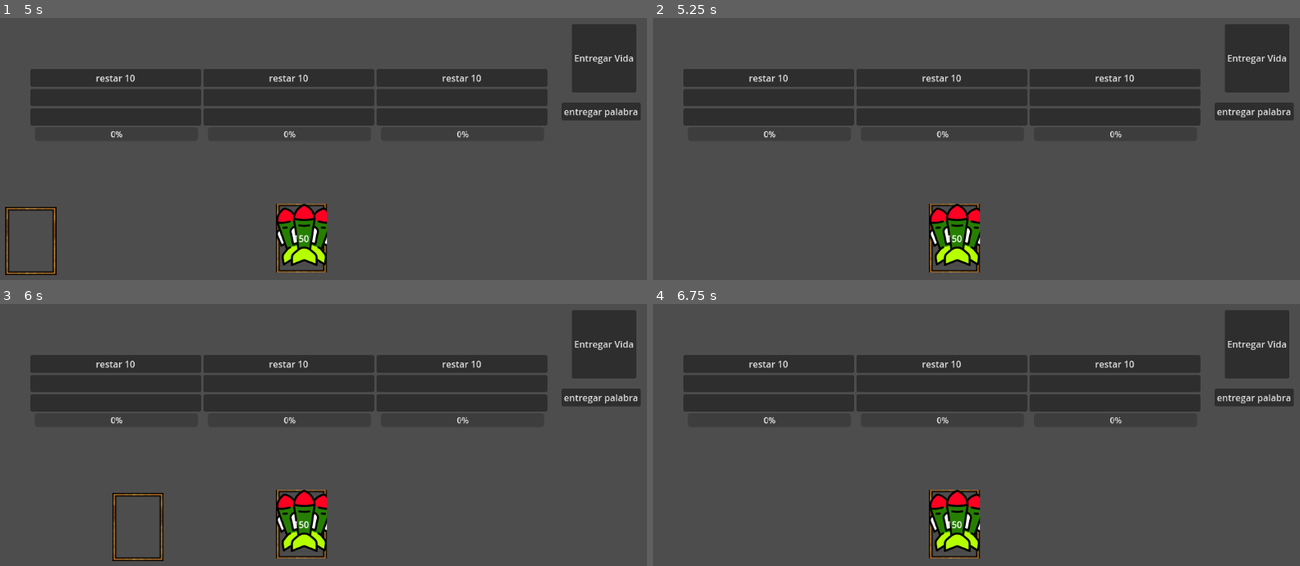
Above: before the commit, frames 1-4 (two rows, left to right).
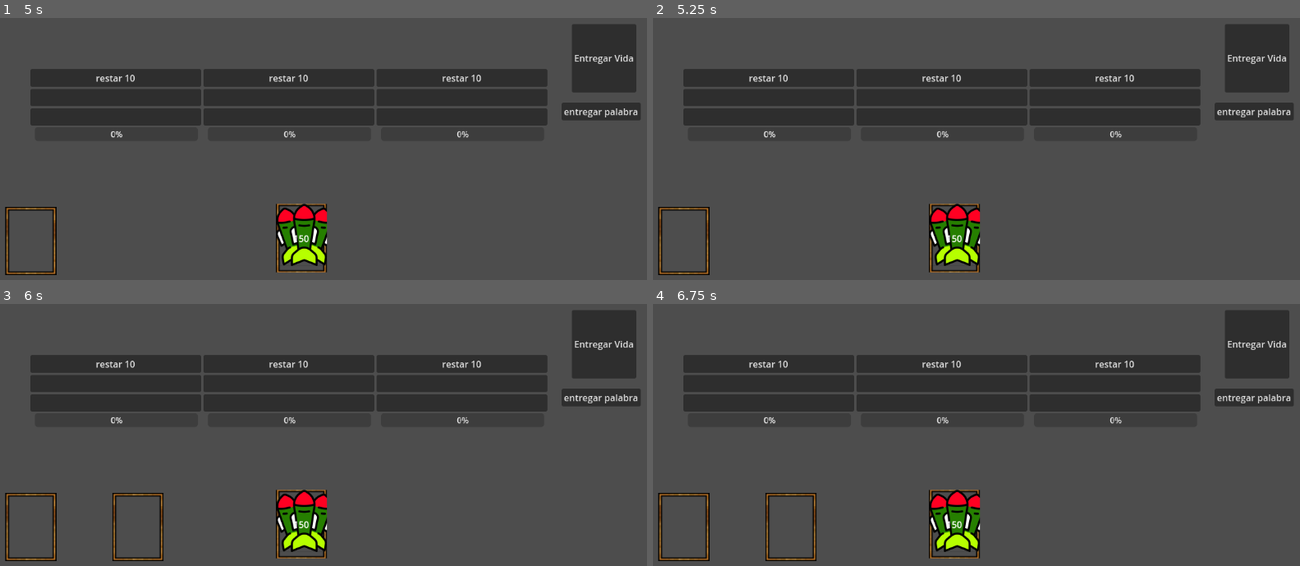
Above: after the commit, the same moments.

Repository: itnasll/ChatGalaxy
Game: Godot game, scene res://Scenes/screen_jugador.tscn
Same seed, same stepped clock (60 frames per second), same inputs: the game is played once before the commit and once after it. Before the commit the project starts from res://screen_jugador.tscn.
Inputs (mouse positions are in pixels of both pictures, inside the frame that each line leads up to):
- Up to frame 1 (5 s): click "entregar palabra" at 0.5 s; click (116, 117) at 1.27 s; click "150" at 2 s; click "restar 10" at 2.75 s; click (116, 96) at 3.52 s; click (32, 240) at 4.25 s
- Up to frame 2 (5.25 s): click (737, 240) at 5 s
- Up to frame 3 (6 s): click (135, 526) at 5.75 s
- Up to frame 4 (6.75 s): click (847, 526) at 6.5 s

Frame 1 is identical in both runs. In frame 2, 0.5% of the frame differs, in the area x 0-9%, y 72-99%; in frame 3, 0.5%; in frame 4, 1.1%, in the area x 0-26%, y 72-99%.
Error after the commit: Cannot call method 'get_child_count' on a null value. (res://Scripts/carril.gd:40)

Commit message:
ahora en carpetas

Diff:
--- a/almacen.tscn
+++ b/Scenes/almacen.tscn
@@ -1,9 +1,9 @@
 [gd_scene load_steps=2 format=3 uid="uid://bp68dlxrj27if"]
 
-[ext_resource type="Script" path="res://almacen.gd" id="1_2r8sq"]
+[ext_resource type="Script" path="res://Scripts/almacen.gd" id="1_2vrtr"]
 
 [node name="Almacen" type="Node2D"]
-script = ExtResource("1_2r8sq")
+script = ExtResource("1_2vrtr")
 
 [node name="Mano" type="GridContainer" parent="."]
 custom_minimum_size = Vector2(600, 100)
--- a/carril.tscn
+++ b/Scenes/carril.tscn
@@ -1,12 +1,12 @@
 [gd_scene load_steps=3 format=3 uid="uid://cbnfgtx508iop"]
 
-[ext_resource type="Script" path="res://carril.gd" id="1_3wh4e"]
-[ext_resource type="PackedScene" uid="uid://bmktppmuuylsa" path="res://vida.tscn" id="1_qfgep"]
+[ext_resource type="PackedScene" uid="uid://bmktppmuuylsa" path="res://Scenes/vida.tscn" id="1_qfgep"]
+[ext_resource type="Script" path="res://Scripts/carril.gd" id="1_r5mwn"]
 
 [node name="Carril" type="VBoxContainer"]
 offset_right = 303.0
 offset_bottom = 55.0
-script = ExtResource("1_3wh4e")
+script = ExtResource("1_r5mwn")
 
 [node name="Accion" type="Button" parent="."]
 custom_minimum_size = Vector2(300, 0)
@@ -17,7 +17,10 @@
 custom_minimum_size = Vector2(300, 30)
 layout_mode = 2
 
-[node name="EspVida" type="Button" parent="."]
+[node name="EspYCarta" type="VSplitContainer" parent="."]
+layout_mode = 2
+
+[node name="EspVida" type="Button" parent="EspYCarta"]
 custom_minimum_size = Vector2(300, 30)
 layout_mode = 2
 
@@ -33,6 +36,6 @@
 offset_bottom = 27.0
 
 [connection signal="pressed" from="Accion" to="." method="_on_accion_pressed"]
-[connection signal="pressed" from="EspVida" to="." method="_on_esp_vida_pressed"]
+[connection signal="pressed" from="EspYCarta/EspVida" to="." method="_on_esp_vida_pressed"]
 
 [editable path="Barra de Vida"]
--- a/cartaVida.tscn
+++ b/Scenes/cartaVida.tscn
@@ -1,17 +1,17 @@
 [gd_scene load_steps=3 format=3 uid="uid://de8rjhmu5qmhv"]
 
-[ext_resource type="Script" path="res://cartaVida.gd" id="1_5gowm"]
-[ext_resource type="Texture2D" uid="uid://db26mcb0u4kfs" path="res://red_Border.png" id="2_gwabl"]
+[ext_resource type="Script" path="res://Scripts/cartaVida.gd" id="1_lav3k"]
+[ext_resource type="Texture2D" uid="uid://db26mcb0u4kfs" path="res://Assets/red_Border.png" id="2_3mjrf"]
 
 [node name="CartaVida" type="CenterContainer"]
 scale = Vector2(2.18739, 1.48528)
-script = ExtResource("1_5gowm")
+script = ExtResource("1_lav3k")
 
 [node name="Boton" type="TextureButton" parent="."]
 clip_contents = true
 custom_minimum_size = Vector2(90, 120)
 layout_mode = 2
-texture_disabled = ExtResource("2_gwabl")
+texture_disabled = ExtResource("2_3mjrf")
 stretch_mode = 6
 
 [node name="Imagen" type="TextureRect" parent="Boton"]
--- a/main.tscn
+++ b/Scenes/main.tscn
@@ -1,8 +1,9 @@
 [gd_scene load_steps=4 format=3 uid="uid://csetxp3xoieys"]
 
-[ext_resource type="Script" path="res://Main.gd" id="1_mtiiy"]
-[ext_resource type="PackedScene" uid="uid://bmktppmuuylsa" path="res://vida.tscn" id="2_05im7"]
-[ext_resource type="PackedScene" uid="uid://dr74rj5m0b63n" path="res://Button_Scene.tscn" id="3_ndvse"]
+[ext_resource type="Script" path="res://Scripts/Main.gd" id="1_mtiiy"]
+[ext_resource type="PackedScene" uid="uid://bmktppmuuylsa" path="res://Scenes/vida.tscn" id="2_05im7"]
+[ext_resource type="PackedScene" uid="uid://dr74rj5m0b63n" path="res://Scenes/Button_Scene.tscn" id="3_ndvse"]
+
 
 [node name="Main" type="Node2D"]
 script = ExtResource("1_mtiiy")
--- a/palabra.tscn
+++ b/Scenes/palabra.tscn
@@ -1,7 +1,8 @@
 [gd_scene load_steps=4 format=3 uid="uid://btvj5n0urnnn3"]
 
-[ext_resource type="Texture2D" uid="uid://bvcofvvynfa4v" path="res://icon.svg" id="1_gpkxk"]
-[ext_resource type="Script" path="res://palabra.gd" id="2_3e78w"]
+[ext_resource type="Texture2D" uid="uid://bvcofvvynfa4v" path="res://Assets/icon.svg" id="1_gpkxk"]
+[ext_resource type="Script" path="res://Scripts/palabra.gd" id="2_3e78w"]
+
 
 [sub_resource type="StyleBoxFlat" id="StyleBoxFlat_tnfkr"]
 
--- a/screen_jugador.tscn
+++ b/Scenes/screen_jugador.tscn
@@ -1,12 +1,12 @@
-[gd_scene load_steps=5 format=3 uid="uid://htp8k12o66fn"]
+[gd_scene load_steps=5 format=3 uid="uid://c3xl2f0km2lwt"]
 
-[ext_resource type="Script" path="res://screen_jugador.gd" id="1_mdsgf"]
-[ext_resource type="PackedScene" uid="uid://bp68dlxrj27if" path="res://almacen.tscn" id="1_til80"]
-[ext_resource type="PackedScene" uid="uid://cbnfgtx508iop" path="res://carril.tscn" id="3_4htyv"]
-[ext_resource type="Texture2D" uid="uid://db26mcb0u4kfs" path="res://red_Border.png" id="4_4n3rs"]
+[ext_resource type="Script" path="res://Scripts/screen_jugador.gd" id="1_d0ieh"]
+[ext_resource type="PackedScene" uid="uid://bp68dlxrj27if" path="res://Scenes/almacen.tscn" id="1_til80"]
+[ext_resource type="PackedScene" uid="uid://cbnfgtx508iop" path="res://Scenes/carril.tscn" id="3_4htyv"]
+[ext_resource type="Texture2D" uid="uid://db26mcb0u4kfs" path="res://Assets/red_Border.png" id="4_s245b"]
 
 [node name="ScreenJugador" type="Node2D"]
-script = ExtResource("1_mdsgf")
+script = ExtResource("1_d0ieh")
 
 [node name="Almacen" parent="." instance=ExtResource("1_til80")]
 
@@ -36,31 +36,31 @@
 [node name="vida1" type="TextureButton" parent="containerVidas" groups=["CartaVidas"]]
 custom_minimum_size = Vector2(90, 0)
 layout_mode = 2
-texture_disabled = ExtResource("4_4n3rs")
+texture_disabled = ExtResource("4_s245b")
 stretch_mode = 0
 
 [node name="vida2" type="TextureButton" parent="containerVidas" groups=["CartaVidas"]]
 custom_minimum_size = Vector2(90, 0)
 layout_mode = 2
-texture_disabled = ExtResource("4_4n3rs")
+texture_disabled = ExtResource("4_s245b")
 stretch_mode = 0
 
 [node name="vida3" type="TextureButton" parent="containerVidas" groups=["CartaVidas"]]
 custom_minimum_size = Vector2(90, 0)
 layout_mode = 2
-texture_disabled = ExtResource("4_4n3rs")
+texture_disabled = ExtResource("4_s245b")
 stretch_mode = 0
 
 [node name="vida4" type="TextureButton" parent="containerVidas" groups=["CartaVidas"]]
 custom_minimum_size = Vector2(90, 0)
 layout_mode = 2
-texture_disabled = ExtResource("4_4n3rs")
+texture_disabled = ExtResource("4_s245b")
 stretch_mode = 0
 
 [node name="vida5" type="TextureButton" parent="containerVidas" groups=["CartaVidas"]]
 custom_minimum_size = Vector2(90, 0)
 layout_mode = 2
-texture_disabled = ExtResource("4_4n3rs")
+texture_disabled = ExtResource("4_s245b")
 stretch_mode = 0
 
 [node name="EntregaVida" type="Button" parent="."]
--- a/vida.tscn
+++ b/Scenes/vida.tscn
@@ -1,6 +1,7 @@
 [gd_scene load_steps=2 format=3 uid="uid://bmktppmuuylsa"]
 
-[ext_resource type="Script" path="res://vida.gd" id="1_l663q"]
+[ext_resource type="Script" path="res://Scripts/vida.gd" id="1_l663q"]
+
 
 [node name="Vida" type="Node2D"]
 script = ExtResource("1_l663q")
--- a/almacen.gd
+++ b/Scripts/almacen.gd
@@ -1,7 +1,7 @@
 extends Node2D
 
 #@onready var p_1 = $Mano/P1
-@onready var pre_carta = preload("res://cartaVida.tscn")
+@onready var pre_carta = preload("res://Scenes/cartaVida.tscn")
 signal envioPalabra(argu:Node)
 var palabra_sel : Array
 enum EstadoSeleccionarCarta { SELECCIONADA, NOSELECCIONADA, DESHABILITADAS}
@@ -21,7 +21,7 @@
 		EstadoSeleccionarCarta.SELECCIONADA:
 			for j in $Mano.get_children():
 				if j.estaSeleccionada:
-					var mi_textura = load("res://Gold_Border.png")
+					var mi_textura = load("res://Assets/Gold_Border.png")
 					j.get_child(0).set_texture_normal(mi_textura)
 				else:
 					j.get_child(0).texture_normal = null
@@ -44,10 +44,11 @@
 #	print("chau")
 # Called every frame. 'delta' is the elapsed time since the previous frame.
 
-
+func cambiar_no_seleccionada():
+	estadoSelCarta = EstadoSeleccionarCarta.NOSELECCIONADA
 
 func _on_entrega_palabra_pressed():
-	var texture = preload("res://icono-de-ataque (Personalizado).png")
+	var texture = preload("res://Assets/icono-de-ataque (Personalizado).png")
 	var cartaNueva = pre_carta.instantiate()
 	cartaNueva.get_child(0).get_node("Imagen").set_texture(texture)
 	cartaNueva.size.x = 90
@@ -57,13 +58,11 @@
 	$Mano.add_child(cartaNueva)
 
 func _on_botun_presed(asd):
-#	print("carta tocada")
-#	print(self)
-#	print(asd)
-#	print(asd.estaSeleccionada)
-	if asd.estaSeleccionada:
-		asd.estaSeleccionada = false
-		estadoSelCarta = EstadoSeleccionarCarta.NOSELECCIONADA
-	else:
-		asd.estaSeleccionada = true
-		estadoSelCarta = EstadoSeleccionarCarta.SELECCIONADA
+	if asd.get_parent().get_name() == "Mano":
+#		print("el padreses__", asd.get_parent())
+		if asd.estaSeleccionada:
+			asd.estaSeleccionada = false
+			estadoSelCarta = EstadoSeleccionarCarta.NOSELECCIONADA
+		else:
+			asd.estaSeleccionada = true
+			estadoSelCarta = EstadoSeleccionarCarta.SELECCIONADA
--- a/carril.gd
+++ b/Scripts/carril.gd
@@ -8,17 +8,17 @@
 
 # Called every frame. 'delta' is the elapsed time since the previous frame.
 func _process(_delta):
-
-
-	if $"EspVida".get_child_count() == 1:
-			if $"Barra de Vida".vVida <= 0:
-				$EspVida.get_child(0).free()
-
-
-	if $botonAreaAtaque.get_child_count() > 0 :
-		$botonAreaAtaque.disabled = true
-	else:
-		$botonAreaAtaque.disabled = false
+	pass
+#
+#	if $EspYCarta.get_child_count() == 1:
+#			if $"Barra de Vida".vVida <= 0:
+#				$EspVida.get_child(0).free()
+#
+#
+#	if $botonAreaAtaque.get_child_count() > 0 :
+#		$botonAreaAtaque.disabled = true
+#	else:
+#		$botonAreaAtaque.disabled = false
 
 
 
@@ -27,13 +27,9 @@
 	for i in almacen.get_children():
 		print("enmano:", i)
 		if i.estaSeleccionada:
-			#var elel = almacen.get_node(i)
-			print("seleccionada", i)
-#			almacen.remove_child(i)
-#			var aasd = get_node("EspVida")
-#			aasd.add_child(i)
-			i.reparent($".")
-			print("asd__",i)
+			i.reparent($EspYCarta)
+			i.get_child(0).texture_normal = null
+			get_node("../../Almacen").cambiar_no_seleccionada()
 	#print(almacen)
 	#print(self)
 	emit_signal("Slot_vida_pressed")
--- a/screen_jugador.gd
+++ b/Scripts/screen_jugador.gd
@@ -7,7 +7,7 @@
 var vida1 : Array = []
 var vida2 : Array = []
 var palabra_sel : Array
-const VDEs : String = "res://cartaVida.tscn"
+const VDEs : String = "res://Scenes/cartaVida.tscn"
 var escena_instanciada = preload(VDEs)
 
 enum EstadoSeleccionarCarta { SELECCIONADA, NOSELECCIONADA}
@@ -31,10 +31,10 @@
 
 # Called every frame. 'delta' is the elapsed time since the previous frame.
 func _process(_delta):
-	var uno = $Carriles/Carril1/EspVida
-	var dos = $Carriles/Carril2/EspVida
-	var tres = $Carriles/Carril3/EspVida
-#	if uno.get_child_count() == 1:
+#	var uno = $Carriles/Carril1/EspVida
+#	var dos = $Carriles/Carril2/EspVida
+#	var tres = $Carriles/Carril3/EspVida
+##	if uno.get_child_count() == 1:
 #		if $VBoxContainer/HBoxContainer2/Node2D.vVida <= 0:
 #			uno.get_child(0).free()
 #	if dos.get_child_count() == 1:
@@ -44,23 +44,23 @@
 #		if $VBoxContainer/HBoxContainer2/Node2D3.vVida <= 0:
 #			tres.get_child(0).free()
 
-	match estadoSelCarta:
-		EstadoSeleccionarCarta.SELECCIONADA:
-			pass
-		EstadoSeleccionarCarta.NOSELECCIONADA:
-			for j in $containerVidas.get_children():
-				j.texture_normal = null
-				j.disabled = false
-	match vidasCompletasEstado:
-		estadoEspaciovidas.INCOMPLETAS:
-			if uno.get_child_count() + dos.get_child_count() + tres.get_child_count() == 3:
-				vidasCompletasEstado = estadoEspaciovidas.COMPLETAS
-		estadoEspaciovidas.COMPLETAS:
-			get_tree().call_group("CartaVidas", "set_disabled", true)
-			for node in get_tree().get_nodes_in_group("espaciosVidas"):
-				if node.get_child_count() == 0:
-					vidasCompletasEstado = estadoEspaciovidas.INCOMPLETAS
-
+#	match estadoSelCarta:
+#		EstadoSeleccionarCarta.SELECCIONADA:
+#			pass
+#		EstadoSeleccionarCarta.NOSELECCIONADA:
+#			for j in $containerVidas.get_children():
+#				j.texture_normal = null
+#				j.disabled = false
+#	match vidasCompletasEstado:
+#		estadoEspaciovidas.INCOMPLETAS:
+#			if uno.get_child_count() + dos.get_child_count() + tres.get_child_count() == 3:
+#				vidasCompletasEstado = estadoEspaciovidas.COMPLETAS
+#		estadoEspaciovidas.COMPLETAS:
+#			get_tree().call_group("CartaVidas", "set_disabled", true)
+#			for node in get_tree().get_nodes_in_group("espaciosVidas"):
+#				if node.get_child_count() == 0:
+#					vidasCompletasEstado = estadoEspaciovidas.INCOMPLETAS
+	pass
 
 
 func _on_almacen_envio_palabra(argu):
@@ -153,7 +153,7 @@
 	var nodeH = node.get_child(0)
 	if vidaSeleccionada.size() == 0:
 		vidaSeleccionada.append(nodeH)
-		var mi_textura = load("res://Gold_Border.png")
+		var mi_textura = load("res://Assets/Gold_Border.png")
 		node.set_texture_normal(mi_textura)
 
 		var elel = vidaSeleccionada[0]
--- a/project.godot
+++ b/project.godot
@@ -11,9 +11,9 @@
 [application]
 
 config/name="chat"
-run/main_scene="res://screen_jugador.tscn"
+run/main_scene="res://Scenes/screen_jugador.tscn"
 config/features=PackedStringArray("4.1", "GL Compatibility")
-config/icon="res://icon.svg"
+config/icon="res://Assets/icon.svg"
 
 [dotnet]
 
Renamed: Gold_Border.png -> Assets/Gold_Border.png
Not shown, changed: Assets/Gold_Border.png.import
Renamed: corazon.svg -> Assets/corazon.svg
Not shown, changed: Assets/corazon.svg.import
Renamed: icon.svg -> Assets/icon.svg
Not shown, changed: Assets/icon.svg.import
Renamed: icono-de-ataque (Personalizado).png -> Assets/icono-de-ataque (Personalizado).png
Not shown, changed: Assets/icono-de-ataque (Personalizado).png.import
Renamed: icono-de-ataque.jpg -> Assets/icono-de-ataque.jpg
Not shown, changed: Assets/icono-de-ataque.jpg.import
Renamed: icono-de-ataque.png -> Assets/icono-de-ataque.png
Not shown, changed: Assets/icono-de-ataque.png.import
(and 9 more such lines)
